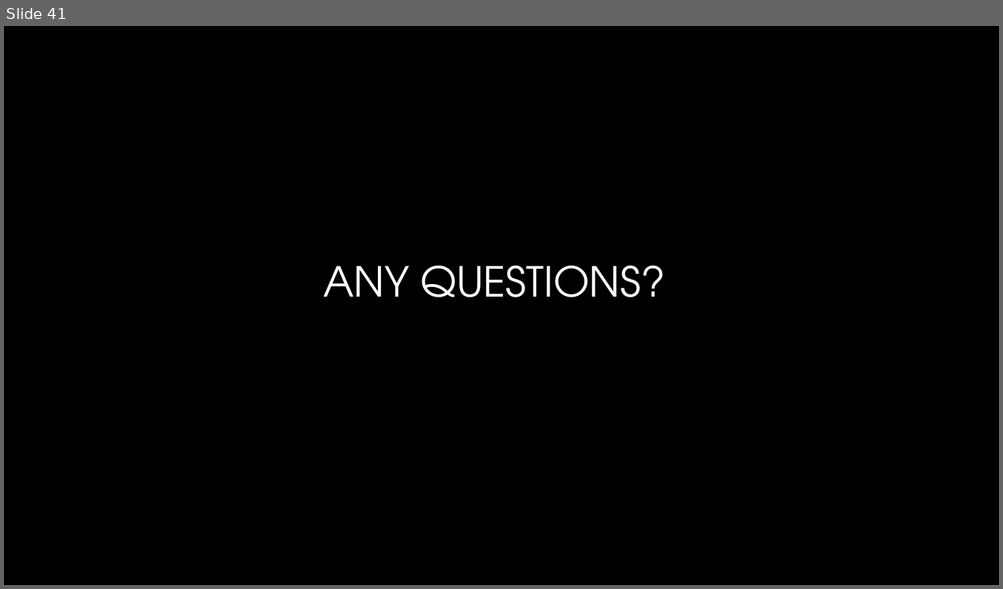
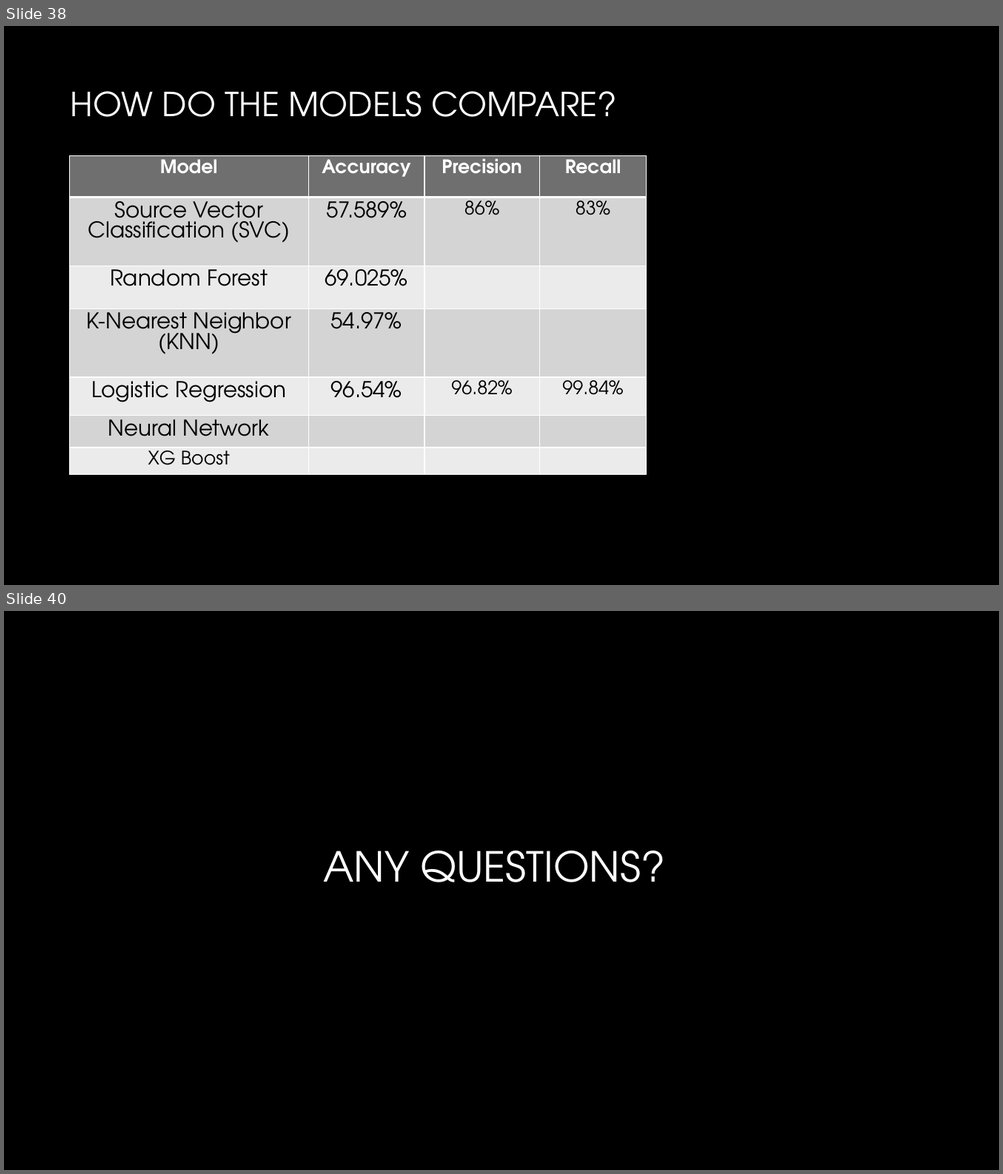
Before and after one commit to justindooley/Final_Project, a slide deck: presentation/project_presentation.pptx. Shown one above the other, each under a label of ours: slide 41 before the commit, slides 38 and 40 after it; the slides between them are not shown. The pictures are 1003x589 and 1003x1174 pixels, drawn with LibreOffice and Linux fonts; fonts in the diff are those of the drawing; background and template pictures are left out. Boxes give left, top, right and bottom in pixels: in the first picture for what was removed or moved away, otherwise in the second. Text is boxed around its words. In the diff, an @@ line names an element or a change of style, - is before the commit and + after.

Commit message:
Logistic Regression & Presentation

```diff
--- a/presentation/project_presentation.pptx
+++ b/presentation/project_presentation.pptx
@@ slide 38 added at bbox=[4, 26, 999, 585], background picture (left out) @@
@@ title added at bbox=[70, 91, 617, 117], 32 pt, text gradient #FFFFFF to #A6A6A6 @@
+HOW DO THE MODELS COMPARE?
@@ table added at bbox=[69, 156, 646, 480], 7 rows, 4 columns @@
+Model | Accuracy | Precision | Recall
+Source Vector Classification (SVC) | 57.589% | 86% | 83%
+Random Forest | 69.025% |  | 
+K-Nearest Neighbor (KNN) | 54.97% |  | 
+Logistic Regression | 96.54% | 96.82% | 99.84%
+Neural Network |  |  | 
+XG Boost |  |  | 
@@ what was slide 41 is now slide 40 @@
```
Also in this commit, not shown: 11 slides changed, 10 other slides added, 12 slides removed, 39 other files.
